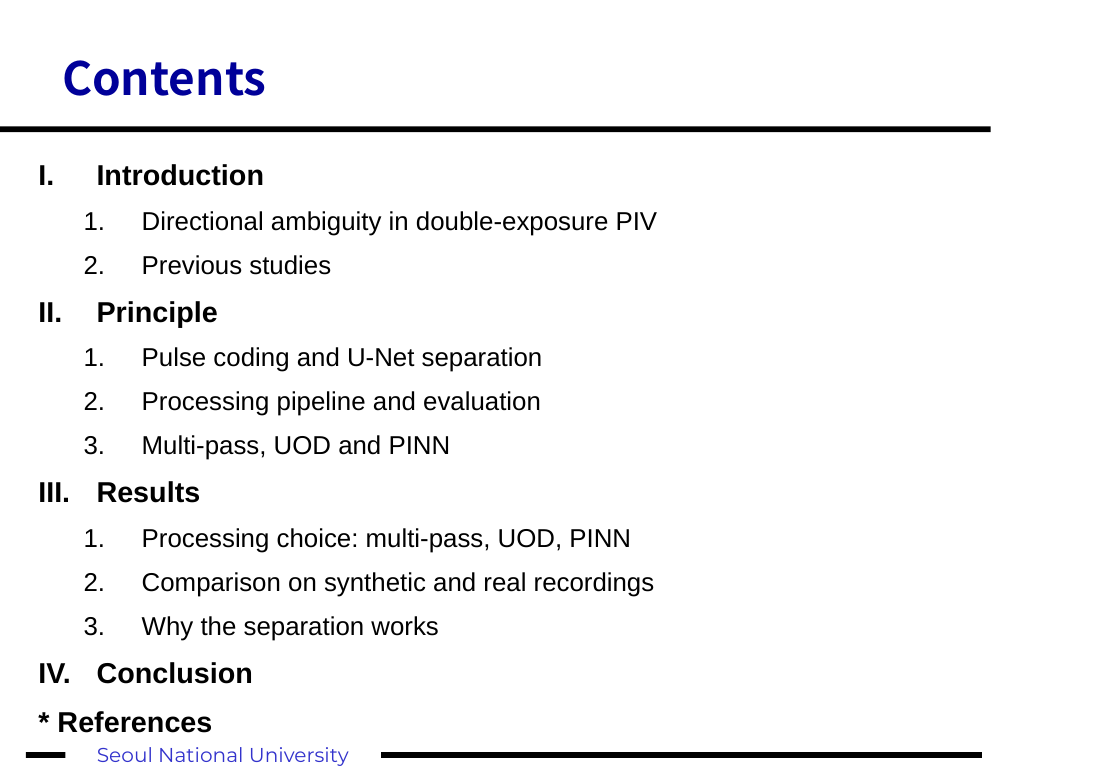
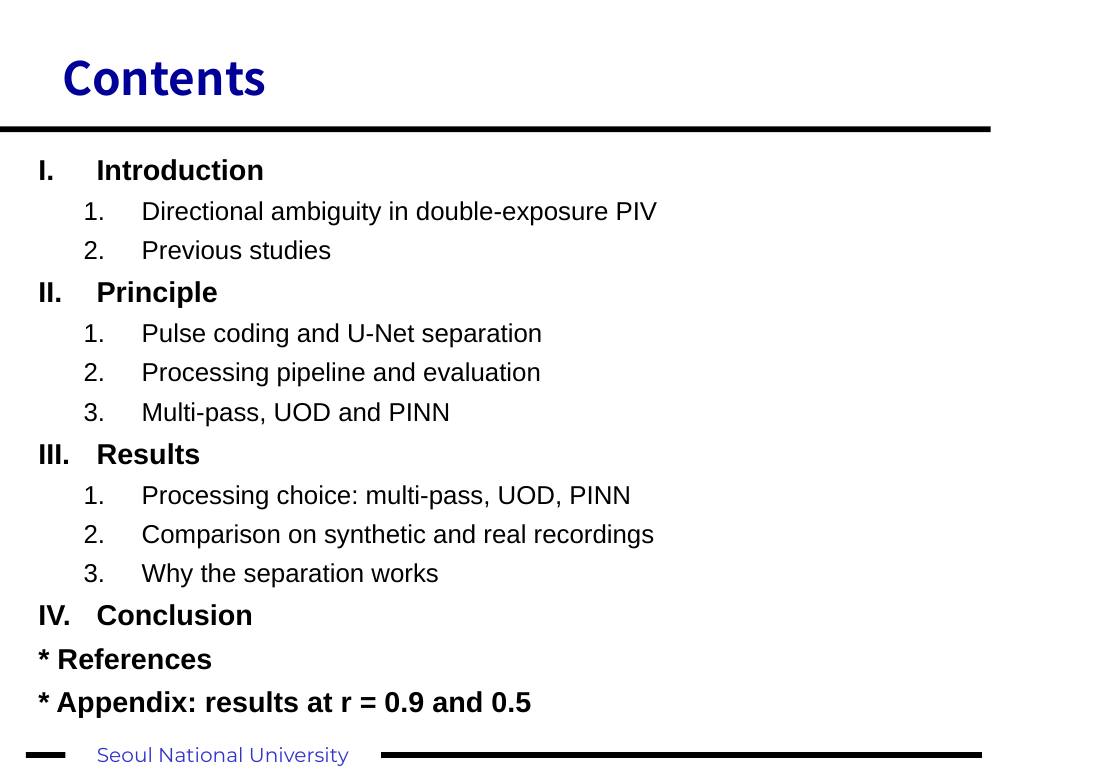
Before and after one commit to fosherrat/piv_termproject, a slide deck: slide 2 of presentation/PIV_term_project_edited.pptx. Drawn at 1120x775 pixels with LibreOffice and Linux fonts; fonts in the diff are those of the drawing. Boxes give left, top, right and bottom in pixels: in the first picture for what was removed or moved away, otherwise in the second. Text is boxed around its words. In the diff, an @@ line names an element or a change of style, - is before the commit and + after.

```diff
--- a/presentation/PIV_term_project_edited.pptx
+++ b/presentation/PIV_term_project_edited.pptx
@@ text at [57,159,658,670]: line spacing 1.25 to 1.1 @@
@@ text at [56,691,531,718]: paragraph added @@
+* Appendix: results at r = 0.9 and 0.5
```
